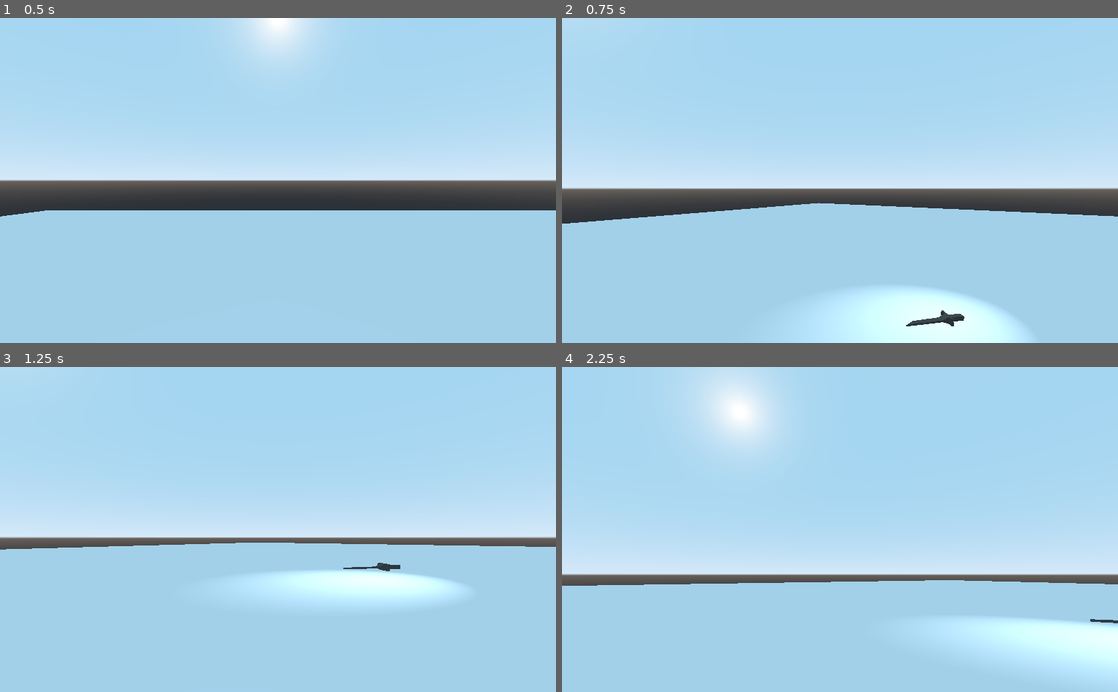
Above: before the commit, frames 1-4 (two rows, left to right).
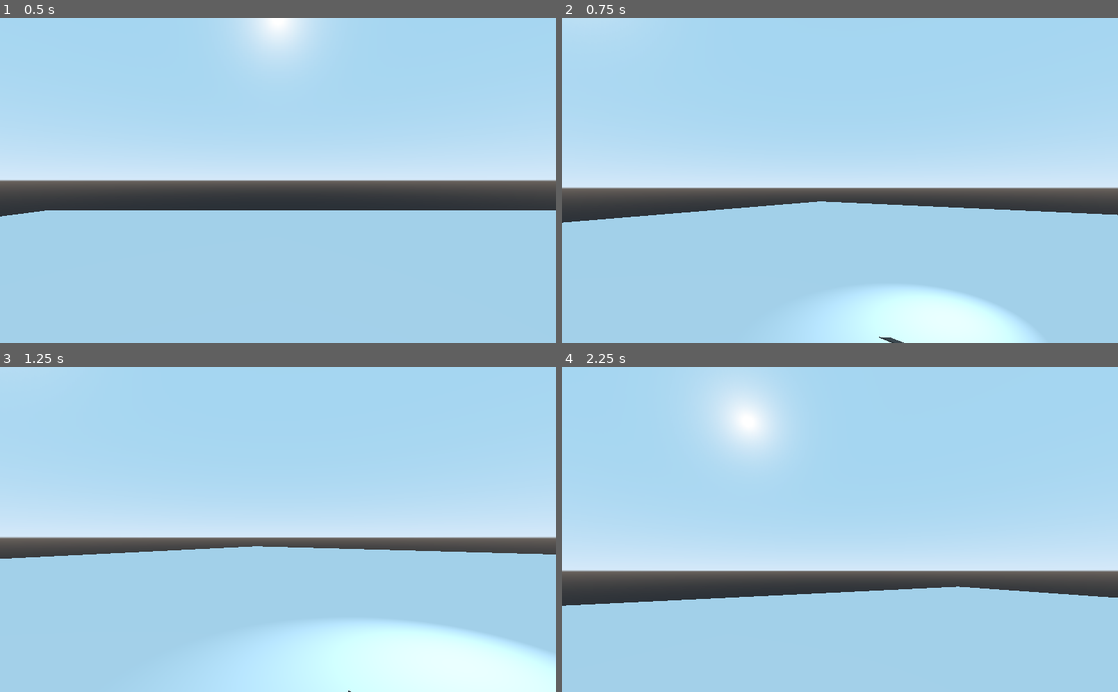
Above: after the commit, the same moments.

Repository: justicenode/jubilant-succotash
Game: Godot game, scene res://scenes/First_Level.tscn
The game is run twice, just before and just after one commit, with the same random seed, the same clock (stepped at 60 frames per second) and the same inputs.
Inputs (mouse positions are in pixels of both pictures, inside the frame that each line leads up to):
- Up to frame 1 (0.5 s): no input
- Up to frame 2 (0.75 s): move the mouse to (867, 180) at 0.52 s; hold W (player_forwards, bound only after the commit) from 0.53 s (still down); tap Shift (player_sprint, bound only after the commit) at 0.6 s
- Up to frame 3 (1.25 s): keep holding W (player_forwards, bound only after the commit); tap Space (player_jump, bound only after the commit) at 0.77, 0.8, 1.07 s
- Up to frame 4 (2.25 s): keep holding W (player_forwards, bound only after the commit); move the mouse to (812, 529) at 1.27 s; tap Space (player_jump, bound only after the commit) at 1.35, 1.52, 1.82 s; tap Shift (player_sprint, bound only after the commit) at 1.55, 2.1 s; move the mouse to (851, 523) at 2.02 s

Frame 1 is identical in both runs. In frame 2, 1.2% of the frame differs, in the area x 0-100%, y 52-100%; in frame 3, 14%, in the area x 0-100%, y 54-100%; in frame 4, 8.8%.

Commit message:
fixed first person controller

Diff:
--- a/assets/player/Player.gd
+++ b/assets/player/Player.gd
@@ -40,6 +40,48 @@
 	$Camera.fov = default_fov
 	if self.mouse_start_captured:
 		Input.set_mouse_mode(Input.MOUSE_MODE_CAPTURED)
+
+	# Forward
+	var ev = InputEventKey.new()
+	ev.scancode = KEY_W
+	InputMap.add_action("player_forwards")
+	InputMap.action_add_event("player_forwards", ev)
+
+	# Backward
+	ev = InputEventKey.new()
+	ev.scancode = KEY_S
+	InputMap.add_action("player_backwards")
+	InputMap.action_add_event("player_backwards", ev)
+
+	# Left
+	ev = InputEventKey.new()
+	ev.scancode = KEY_A
+	InputMap.add_action("player_left")
+	InputMap.action_add_event("player_left", ev)
+
+	# Right
+	ev = InputEventKey.new()
+	ev.scancode = KEY_D
+	InputMap.add_action("player_right")
+	InputMap.action_add_event("player_right", ev)
+
+	# Sprint
+	ev = InputEventKey.new()
+	ev.scancode = KEY_SHIFT
+	InputMap.add_action("player_sprint")
+	InputMap.action_add_event("player_sprint", ev)
+
+	# Jump
+	ev = InputEventKey.new()
+	ev.scancode = KEY_SPACE
+	InputMap.add_action("player_jump")
+	InputMap.action_add_event("player_jump", ev)
+
+	# Ui Cancel
+	ev = InputEventKey.new()
+	ev.scancode = KEY_ESCAPE
+	InputMap.add_action("ui_cancel")
+	InputMap.action_add_event("ui_cancel", ev)
 	pass # Replace with function body.
 
 func handle_orientation(event : InputEventMouseMotion):
--- a/scenes/First_Level.tscn
+++ b/scenes/First_Level.tscn
@@ -13,6 +13,11 @@
 [sub_resource type="Skin" id=4]
 
 [sub_resource type="SpatialMaterial" id=5]
+
+[sub_resource type="PhysicsMaterial" id=6]
+
+[sub_resource type="BoxShape" id=7]
+extents = Vector3( 0.249589, 0.105472, 0.931404 )
 
 [node name="Root" type="Spatial"]
 
@@ -31,8 +36,16 @@
 [node name="Player" parent="." instance=ExtResource( 3 )]
 transform = Transform( 1, 0, 0, 0, 1, 0, 0, 0, 1, -5.06627, 5.41258, -5 )
 
-[node name="Knife1" parent="." instance=ExtResource( 1 )]
-transform = Transform( 0.0707107, -0.0707107, -3.09086e-09, 0, -4.37114e-09, 0.1, -0.0707107, -0.0707107, -3.09086e-09, 2.31356, 0.714722, -6.34579 )
+[node name="Knife" type="RigidBody" parent="."]
+transform = Transform( 1, 3.55271e-15, 9.55343e-16, 0, 1, 0, 9.55343e-16, 3.55271e-15, 1, 1.65735, 0.42657, -6.95045 )
+physics_material_override = SubResource( 6 )
+
+[node name="CollisionShape" type="CollisionShape" parent="Knife"]
+transform = Transform( 1, -3.39406e-30, 0, 0, 1, 0, 0, 0, 1, 0.0154255, 0, -0.28502 )
+shape = SubResource( 7 )
+
+[node name="KnifeModel" parent="Knife" instance=ExtResource( 1 )]
+transform = Transform( 0.1, 0, 0, 0, -4.37114e-09, 0.1, 0, -0.1, -4.37114e-09, 0, 0, 0 )
 
 [node name="SpotLight" type="SpotLight" parent="."]
 transform = Transform( 0.707107, -0.5, 0.5, 0, 0.707107, 0.707107, -0.707107, -0.5, 0.5, 9.73089, 9.83331, -0.404917 )
Not shown: 1 places in assets/player/Player.tscn that only renumber resources
Not shown: 1 places in scenes/First_Level.tscn that only renumber resources
